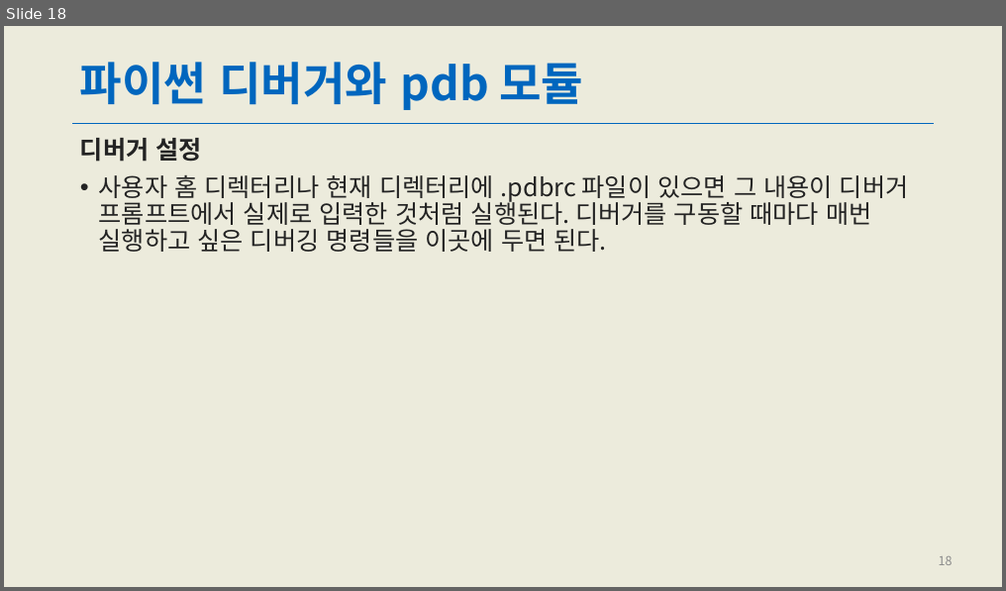
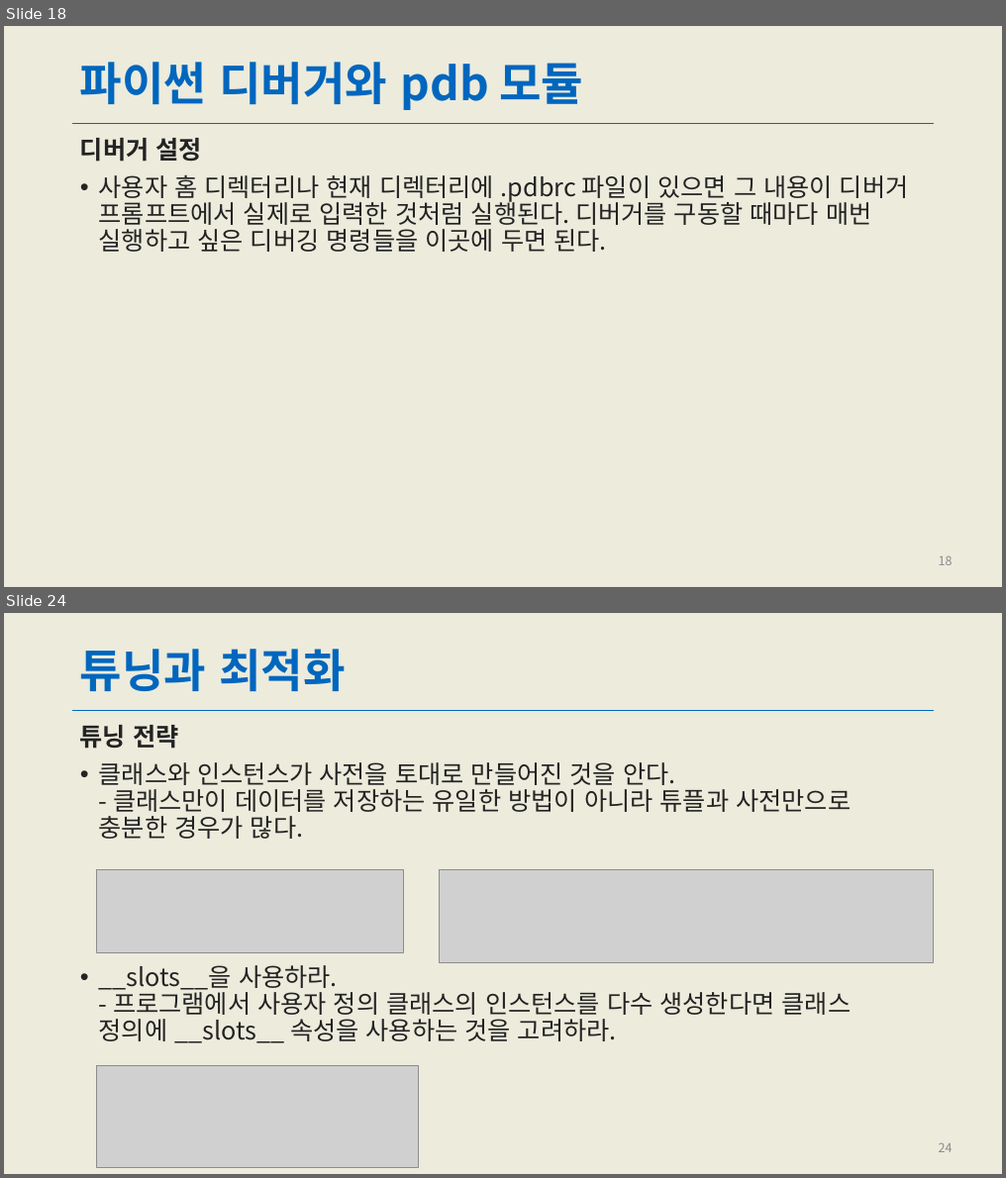
Before and after one commit to kai1945/PythonBasicStudy, a slide deck: PPT/Ch11_테스트,디버깅,프로파일링과 튜닝.pptx. Shown one above the other, each under a label of ours: slide 18 before the commit, slides 18 and 24 after it; the slides between them are not shown. The pictures are 1006x591 and 1006x1178 pixels, drawn with LibreOffice and Linux fonts; fonts in the diff are those of the drawing; grey boxes stand for pictures. Boxes give left, top, right and bottom in pixels: in the first picture for what was removed or moved away, otherwise in the second. Text is boxed around its words. In the diff, an @@ line names an element or a change of style, - is before the commit and + after.

```diff
--- a/PPT/Ch11_테스트,디버깅,프로파일링과 튜닝.pptx
+++ b/PPT/Ch11_테스트,디버깅,프로파일링과 튜닝.pptx
@@ slide 24 added at [4, 613, 1002, 1174], background #ECEBDC; not listed: 1 template element that a slide beside it also shows @@
@@ title added at [80, 649, 345, 691], 44 pt, text #0066BE, bold @@
+튜닝과 최적화
@@ text added at [80, 725, 851, 1044], 24 pt, text #232323 @@
+튜닝 전략
+• 클래스와 인스턴스가 사전을 토대로 만들어진 것을 안다.
+  - 클래스만이 데이터를 저장하는 유일한 방법이 아니라 튜플과 사전만으로 충분한 경우가 많다.
+• __slots__을 사용하라.
+  - 프로그램에서 사용자 정의 클래스의 인스턴스를 다수 생성한다면 클래스 정의에 __slots__ 속성을 사용하는 것을 고려하라.
@@ picture added at [97, 869, 403, 953] @@
@@ picture added at [439, 869, 933, 963] @@
@@ picture added at [97, 1066, 419, 1167] @@
@@ page number added at [939, 1144, 952, 1153], 12 pt, text #8C8C8C @@
+24
```
Also in this commit, not shown: 2 slides changed, 5 other slides added, 2 slides removed.
